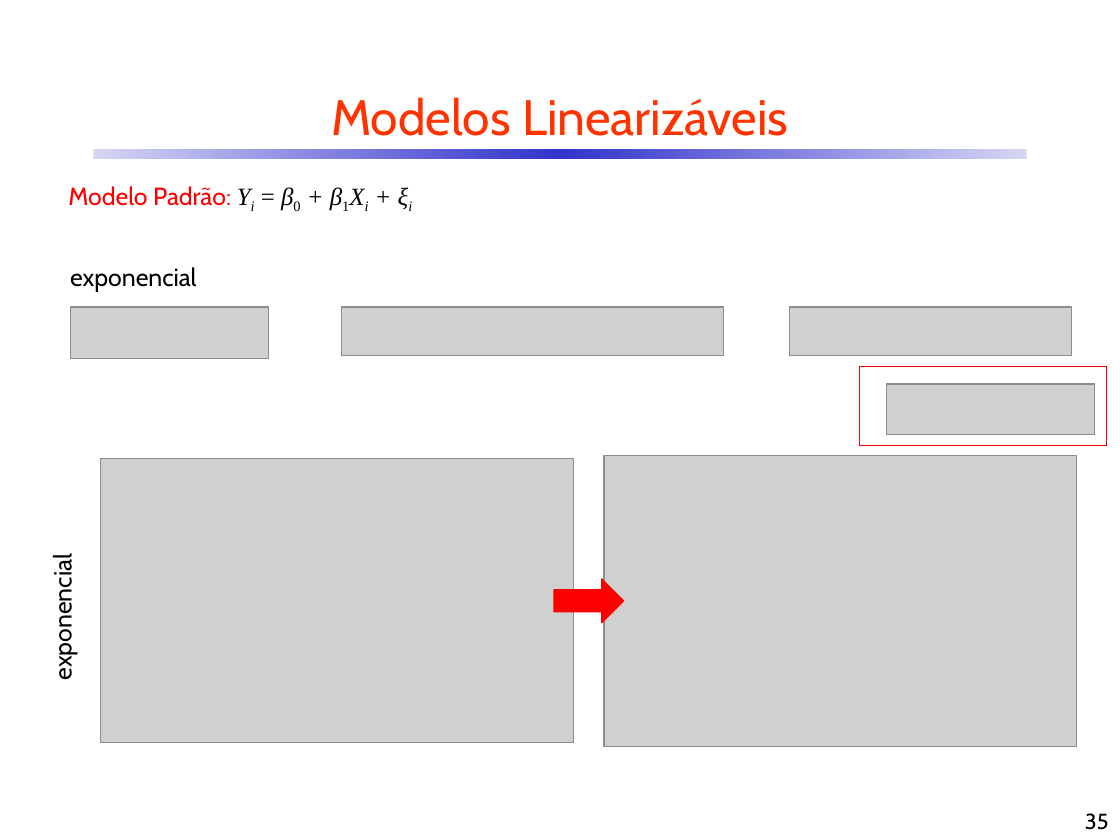
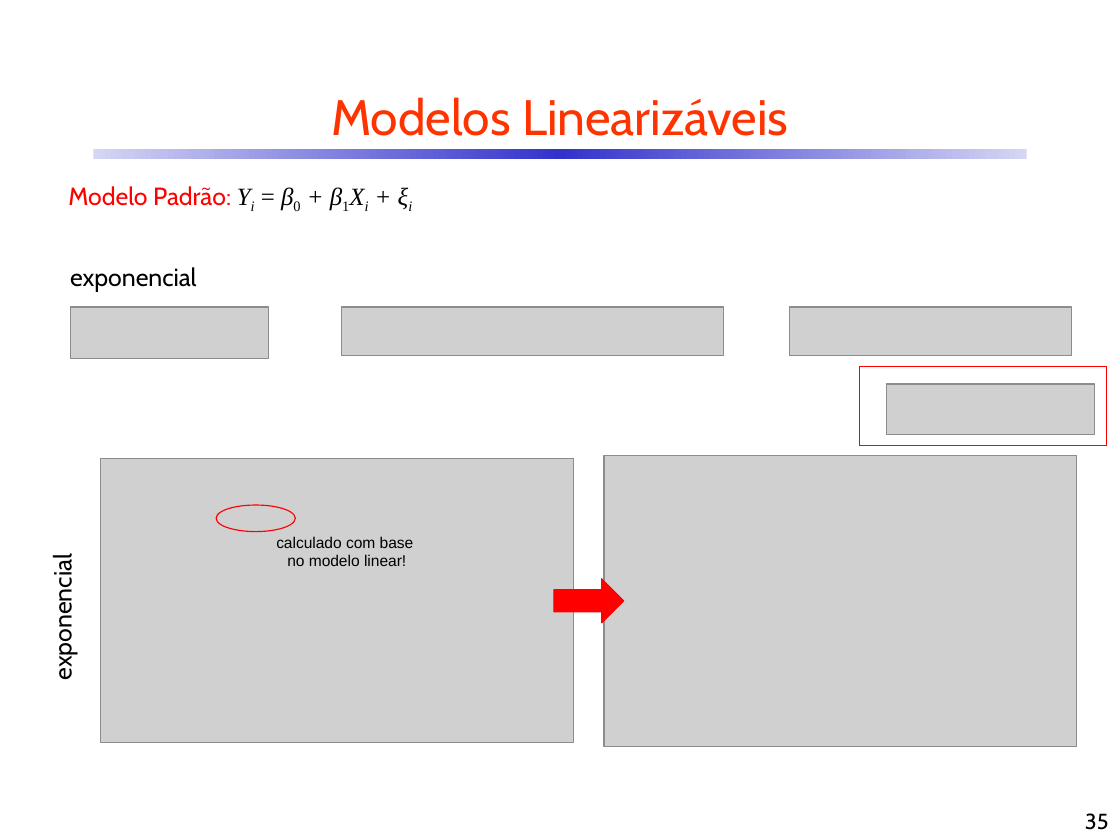
Before and after one commit to CDRenno/Estatistica, a slide deck: slide 35 of ppt/10ARegr.pptx. Drawn at 1120x840 pixels with LibreOffice and Linux fonts; fonts in the diff are those of the drawing; grey boxes stand for pictures. Boxes give left, top, right and bottom in pixels: in the first picture for what was removed or moved away, otherwise in the second. Text is boxed around its words. In the diff, an @@ line names an element or a change of style, - is before the commit and + after.

```diff
--- a/ppt/10ARegr.pptx
+++ b/ppt/10ARegr.pptx
@@ ellipse added at <box>216,505,296,532</box>, outline #FF0000 0.75 pt @@
@@ text added at <box>276,536,414,566</box>, 10 pt, text #000000 @@
+calculado com base no modelo linear!
```
Also in this commit, not shown: 23 other slides changed, 1 slide added, 1 other file.
